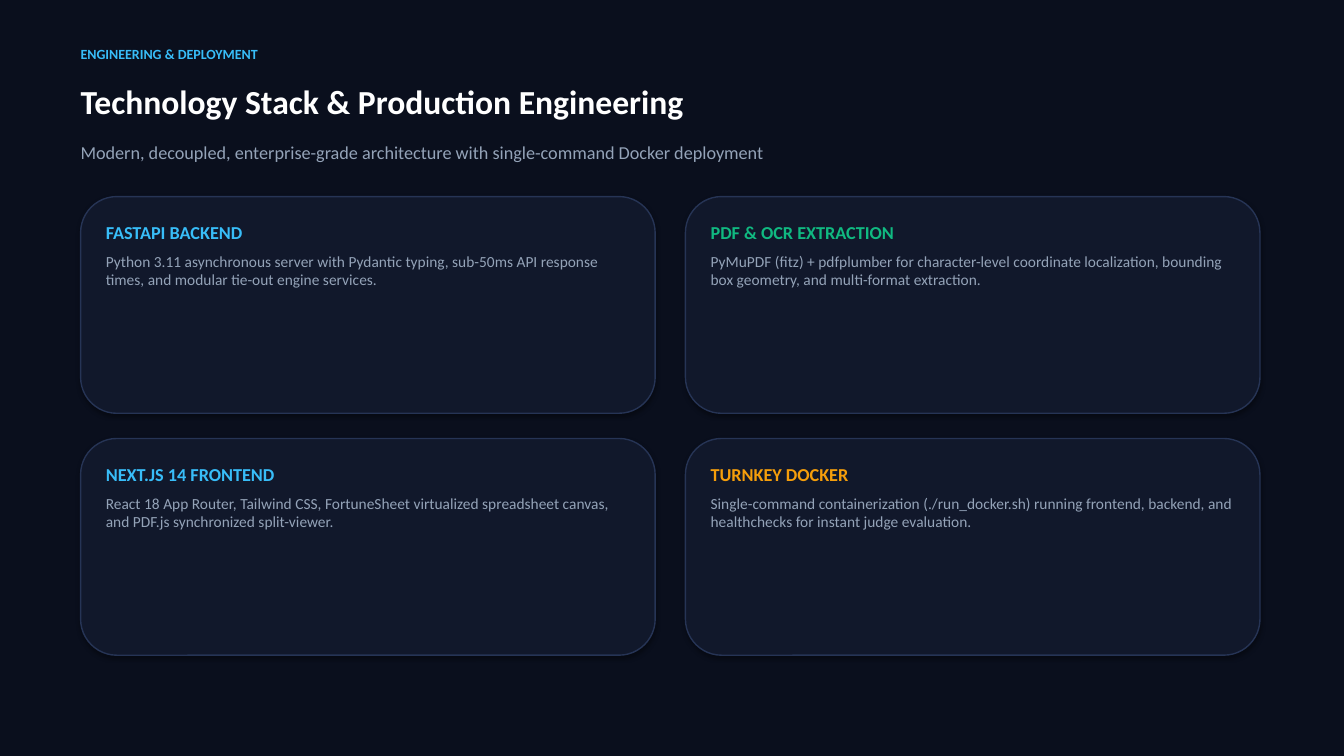
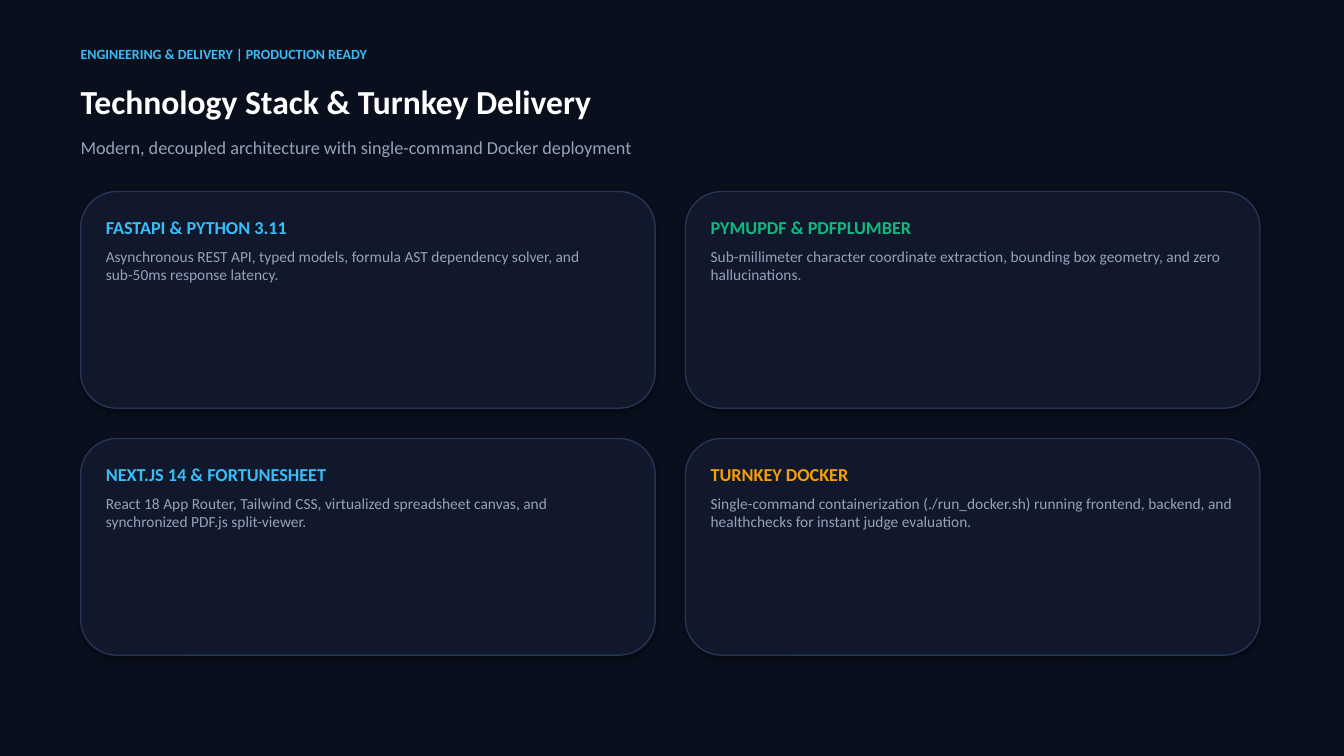
Before and after one commit to prkshverma09/audit-copilot, a slide deck: slide 4 of presentation/X-Ray_Audit_Copilot_Demo_Slides.pptx. Drawn at 1344x756 pixels with LibreOffice and Linux fonts; fonts in the diff are those of the drawing. Boxes give left, top, right and bottom in pixels: in the first picture for what was removed or moved away, otherwise in the second. Text is boxed around its words. In the diff, an @@ line names an element or a change of style, - is before the commit and + after.

```diff
--- a/presentation/X-Ray_Audit_Copilot_Demo_Slides.pptx
+++ b/presentation/X-Ray_Audit_Copilot_Demo_Slides.pptx
@@ text at <box>81,50,367,59</box>: text changed @@
-ENGINEERING & DEPLOYMENT
+ENGINEERING & DELIVERY | PRODUCTION READY
@@ text at <box>81,90,591,120</box>: text changed @@
-Technology Stack & Production Engineering
+Technology Stack & Turnkey Delivery
@@ text at <box>81,141,631,157</box>: text changed @@
-Modern, decoupled, enterprise-grade architecture with single-command Docker deployment
+Modern, decoupled architecture with single-command Docker deployment
@@ rounded rectangle: place and size @@
-rounded rectangle at <box>81,197,655,413</box>
+rounded rectangle at <box>81,192,655,408</box>
@@ rounded rectangle: place and size @@
-rounded rectangle at <box>686,197,1260,413</box>
+rounded rectangle at <box>686,192,1260,408</box>
@@ text at <box>106,222,580,283</box>: text changed @@
-FASTAPI BACKEND
-Python 3.11 asynchronous server with Pydantic typing, sub-50ms API response times, and modular tie-out engine services.
+FASTAPI & PYTHON 3.11
+Asynchronous REST API, typed models, formula AST dependency solver, and sub-50ms response latency.
@@ text at <box>711,222,1220,280</box>: text changed @@
-PDF & OCR EXTRACTION
-PyMuPDF (fitz) + pdfplumber for character-level coordinate localization, bounding box geometry, and multi-format extraction.
+PYMUPDF & PDFPLUMBER
+Sub-millimeter character coordinate extraction, bounding box geometry, and zero hallucinations.
@@ text at <box>106,469,547,530</box>: text changed @@
-NEXT.JS 14 FRONTEND
-React 18 App Router, Tailwind CSS, FortuneSheet virtualized spreadsheet canvas, and PDF.js synchronized split-viewer.
+NEXT.JS 14 & FORTUNESHEET
+React 18 App Router, Tailwind CSS, virtualized spreadsheet canvas, and synchronized PDF.js split-viewer.
```
Also in this commit, not shown: 3 other slides changed, 3 other files.
